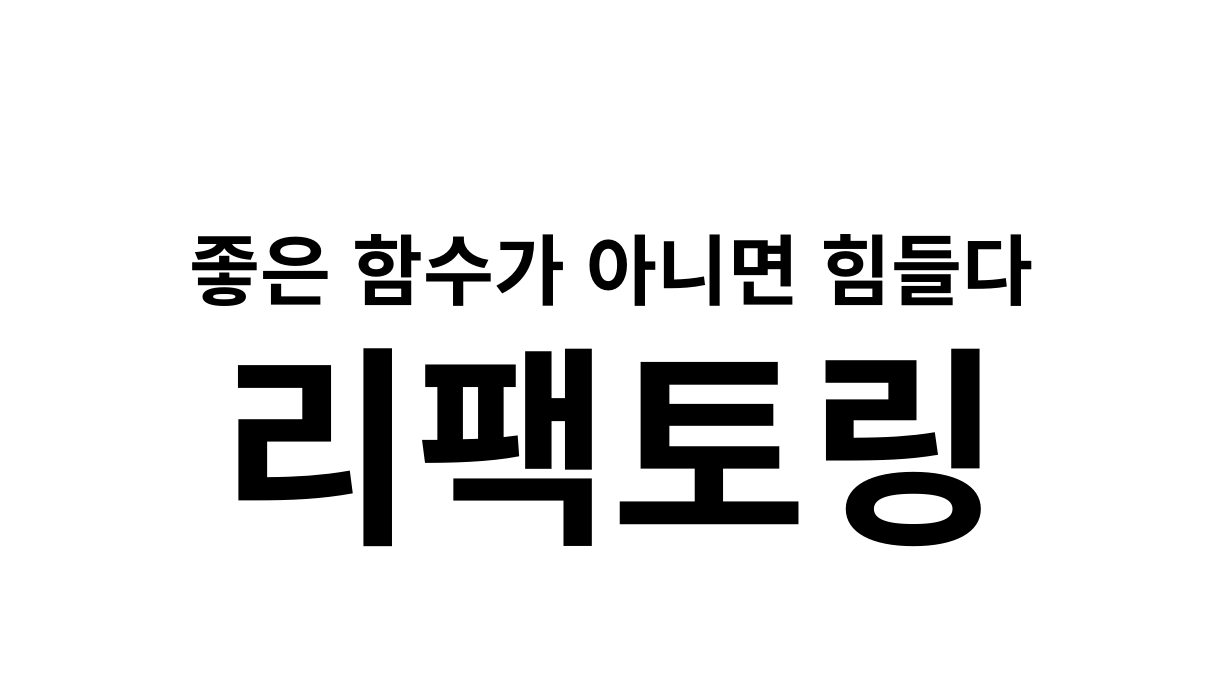
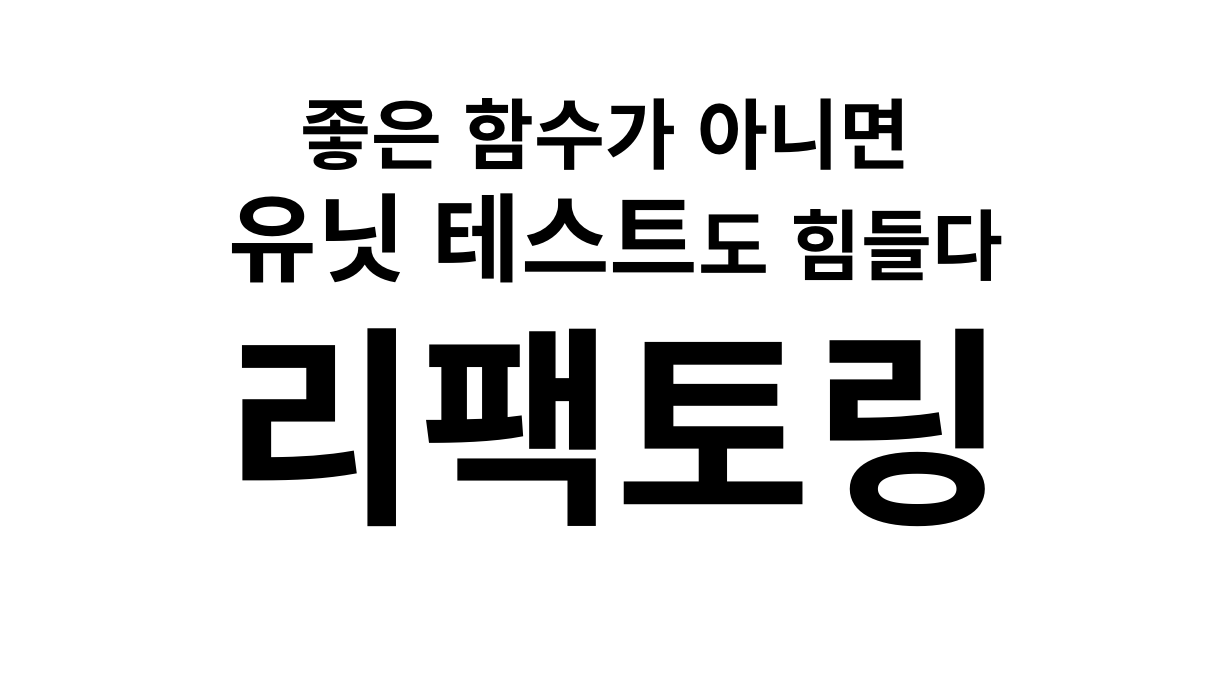
Before and after one commit to jacking75/conf_cpp_korea_2018-08, a slide deck: slide 56 of [C++ Korea 4th Seminar]Visual Cpp에서 유닛 테스트 하기.pptx (slide 57 before the commit). Drawn at 1232x693 pixels with LibreOffice and Linux fonts; fonts in the diff are those of the drawing. Boxes give left, top, right and bottom in pixels: in the first picture for what was removed or moved away, otherwise in the second. Text is boxed around its words. In the diff, an @@ line names an element or a change of style, - is before the commit and + after.

```diff
--- a/[C++ Korea 4th Seminar]Visual Cpp에서 유닛 테스트 하기.pptx
+++ b/[C++ Korea 4th Seminar]Visual Cpp에서 유닛 테스트 하기.pptx
@@ text "좋은 함수가 아니면": place and size @@
-text "좋은 함수가 아니면" at box(189, 234, 1034, 547)
+text "좋은 함수가 아니면" at box(224, 98, 1008, 527)
@@ text at box(229, 98, 1004, 283): text changed @@
-좋은 함수가 아니면 힘들다
+좋은 함수가 아니면
+유닛 테스트도 힘들다
```
Also in this commit, not shown: 6 other slides changed, 6 slides added, 5 slides removed, 16 other files.
